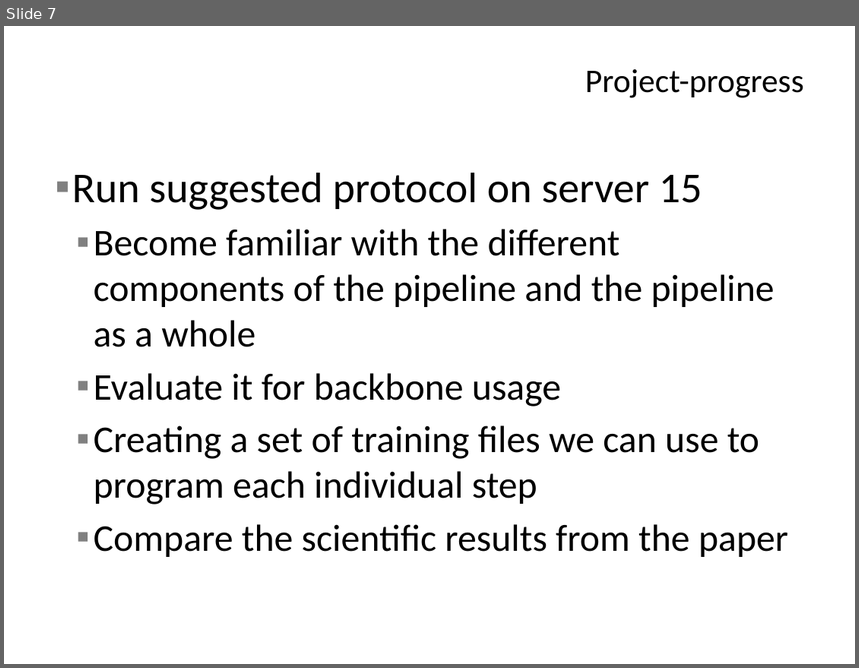
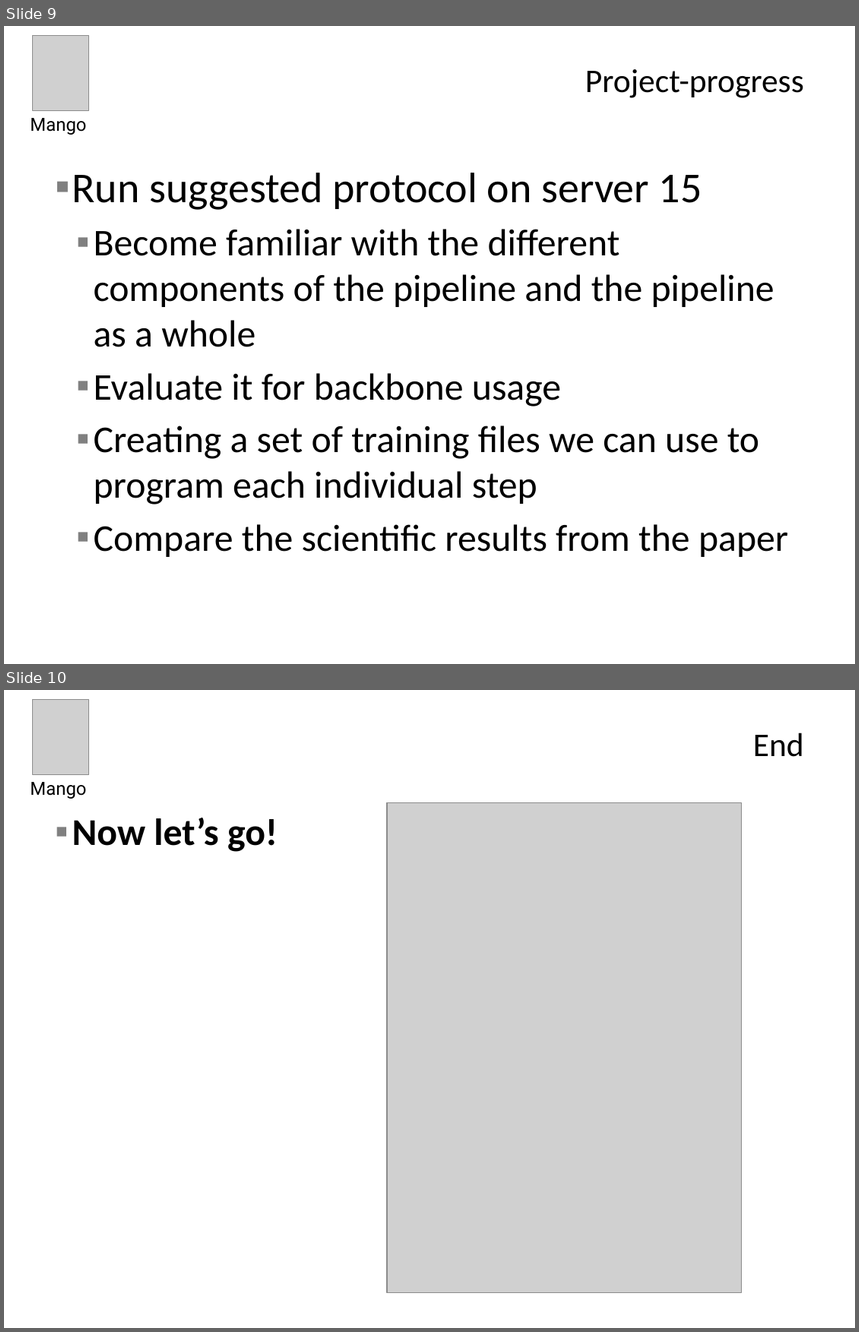
Before and after one commit to Bioinformatics-Mango/Bioinformatics, a slide deck: Presentations/Projectplan - planning and progress.pptx. Shown one above the other, each under a label of ours: slide 7 before the commit, slides 9 and 10 after it. The pictures are 859x668 and 859x1332 pixels, drawn with LibreOffice and Linux fonts; fonts in the diff are those of the drawing; grey boxes stand for pictures; background and template pictures are left out. Boxes give left, top, right and bottom in pixels: in the first picture for what was removed or moved away, otherwise in the second. Text is boxed around its words. In the diff, an @@ line names an element or a change of style, - is before the commit and + after.

```diff
--- a/Presentations/Projectplan - planning and progress.pptx
+++ b/Presentations/Projectplan - planning and progress.pptx
@@ slide 10 added at [4,690,855,1328], background #FFFFFF @@
@@ picture added at [32,699,88,774] @@
@@ title added at [753,733,804,757], 28 pt, text #000000 @@
+End
@@ text added at [30,782,86,799], 15.4 pt, text #000000 @@
+Mango
@@ picture added at [387,803,742,1293] @@
@@ text added at [72,818,278,852], 32 pt, text #000000, bold @@
+▪ Now let’s go!
@@ what was slide 7 is now slide 9 @@
@@ slide 9 changed as well @@
@@ picture added at [32,35,88,110] @@
@@ text added at [30,118,86,135], 15.4 pt, text #000000 @@
+Mango
```
Also in this commit, not shown: 6 other slides changed, 2 other slides added, 1 slide removed.
